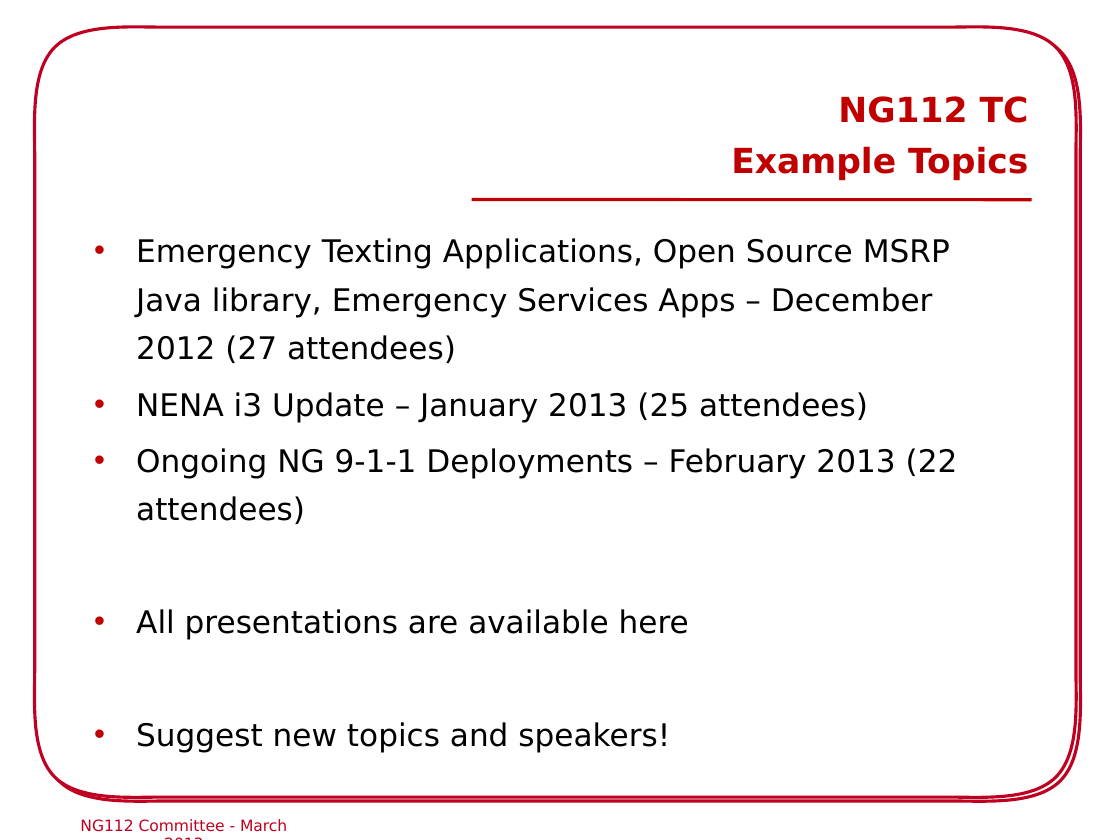
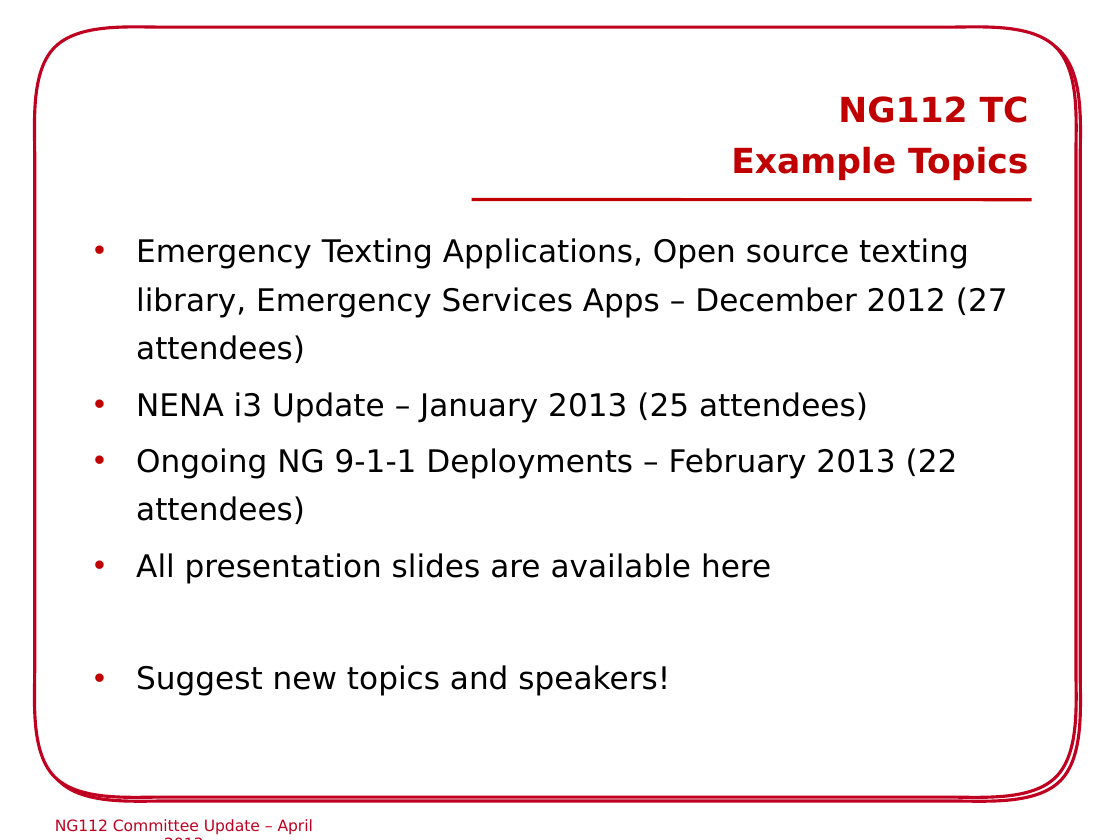
Before and after one commit to hannestschofenig/tschofenig-ids, a slide deck: slide 5 of eena-workshop-riga2013/NG112_Commitee_Riga.ppt (slide 4 before the commit). Drawn at 1120x840 pixels with LibreOffice and Linux fonts; fonts in the diff are those of the drawing; background and template pictures are left out. Boxes give left, top, right and bottom in pixels: in the first picture for what was removed or moved away, otherwise in the second. Text is boxed around its words. In the diff, an @@ line names an element or a change of style, - is before the commit and + after.

```diff
--- a/eena-workshop-riga2013/NG112_Commitee_Riga.ppt
+++ b/eena-workshop-riga2013/NG112_Commitee_Riga.ppt
@@ text at bbox=[136, 238, 1008, 363]: text changed @@
-  • Emergency Texting Applications, Open Source MSRP Java library, Emergency Services Apps – December 2012 (27 attendees)
+  • Emergency Texting Applications, Open source texting library, Emergency Services Apps – December 2012 (27 attendees)
@@ text at bbox=[136, 553, 771, 583]: text changed @@
-  • All presentations are available here
+  • All presentation slides are available here
@@ text at bbox=[55, 819, 313, 835]: text changed @@
-NG112 Committee - March 2013
+NG112 Committee Update – April 2013
```
Also in this commit, not shown: 15 other slides changed, 3 slides added, 2 slides removed.
